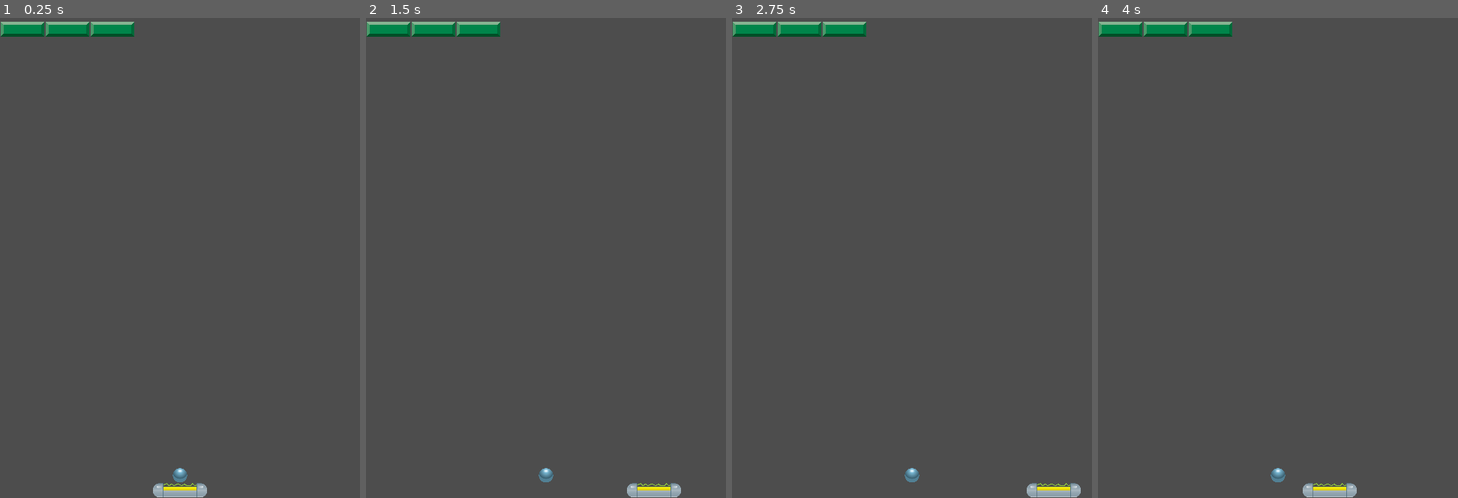
Above: before the commit, frames 1-4 (left to right).
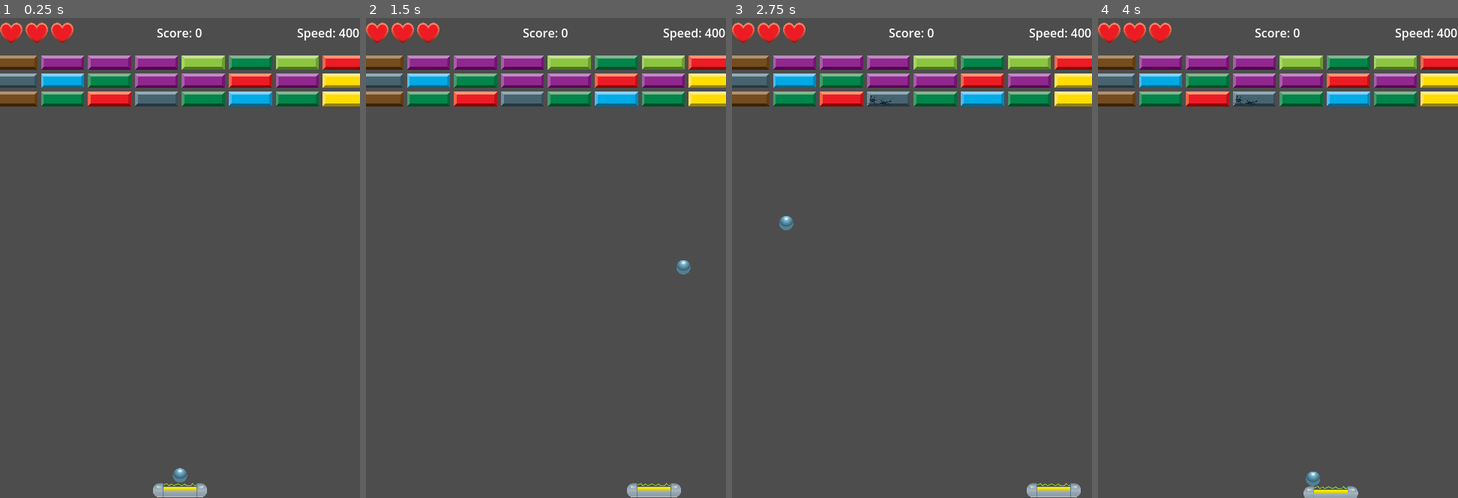
Above: after the commit, the same moments.

Repository: GiovanniCst/breakout
Game: Godot game, scene res://main.tscn
Two runs of this game, one before a commit and one after it. Both use one fixed random seed, a clock stepped at 60 frames per second and the inputs below.
Inputs:
- Up to frame 1 (0.25 s): no input
- Up to frame 2 (1.5 s): tap Enter (launch) at 0.5, 0.6, 1.35 s; hold Right (move_right) 0.53-1.28 s; hold Left (move_left) from 1.28 s (still down)
- Up to frame 3 (2.75 s): release Left (move_left) at 2.03 s; hold Right (move_right) from 2.03 s (still down); tap Enter (launch) at 2.1 s
- Up to frame 4 (4 s): tap Enter (launch) at 2.85, 3.6 s; release Right (move_right) at 3.53 s; hold Left (move_left) from 3.53 s (still down)

The runs differ from the first frame. In frame 1, 9.9% of the frame differs, in the area x 0-100%, y 0-19%; in frame 2, 10%; in frame 3, 10%; in frame 4, 10%, in the area x 0-100%, y 0-100%.
Error before the commit: Parse Error: Identifier "GameManager" not declared in the current scope. (res://scripts/ball.gd:8)

Commit message:
Fix: UI hearts not updating, signal already connected warnings, and ui.tscn corruption. Implemented explicit UI initialization from main.gd and added GameManager.lose_life() call.

Diff:
--- a/main.tscn
+++ b/main.tscn
@@ -1,9 +1,10 @@
-[gd_scene load_steps=7 format=3 uid="uid://c4b2i4y81rrjq"]
+[gd_scene load_steps=8 format=3 uid="uid://c4b2i4y81rrjq"]
 
 [ext_resource type="PackedScene" uid="uid://cijubsku4408n" path="res://paddle.tscn" id="1_ig7tw"]
 [ext_resource type="PackedScene" uid="uid://bme1wtxq52s33" path="res://ball.tscn" id="3_1bvp3"]
 [ext_resource type="PackedScene" uid="uid://j0c0xcw82ega" path="res://brick.tscn" id="3_h2yge"]
 [ext_resource type="Script" uid="uid://c7n3eo0wjus35" path="res://scripts/main.gd" id="4_script"]
+[ext_resource type="PackedScene" uid="uid://dmk46n1vdpx5w" path="res://ui.tscn" id="5_ui_scene"]
 
 [sub_resource type="RectangleShape2D" id="RectangleShape2D_top_bottom"]
 size = Vector2(480, 20)
@@ -13,6 +14,9 @@
 
 [node name="Main" type="Node2D"]
 script = ExtResource("4_script")
+ball_scene = ExtResource("3_1bvp3")
+paddle_scene = ExtResource("1_ig7tw")
+brick_scene = ExtResource("3_h2yge")
 
 [node name="Walls" type="Node2D" parent="."]
 
@@ -52,13 +56,6 @@
 
 [node name="Bricks" type="Node2D" parent="."]
 
-[node name="Brick" parent="Bricks" instance=ExtResource("3_h2yge")]
-position = Vector2(30, 15)
-
-[node name="Brick2" parent="Bricks" instance=ExtResource("3_h2yge")]
-position = Vector2(90, 15)
-
-[node name="Brick3" parent="Bricks" instance=ExtResource("3_h2yge")]
-position = Vector2(150, 15)
+[node name="UI" parent="." instance=ExtResource("5_ui_scene")]
 
 [connection signal="body_entered" from="Walls/BottomWall" to="." method="_on_ball_out_of_bounds"]
--- a/project.godot
+++ b/project.godot
@@ -14,6 +14,10 @@
 run/main_scene="uid://c4b2i4y81rrjq"
 config/features=PackedStringArray("4.4", "GL Compatibility")
 config/icon="res://icon.svg"
+
+[autoload]
+
+GameManager="*res://scripts/game_manager.gd"
 
 [display]
 
--- a/scripts/brick.gd
+++ b/scripts/brick.gd
@@ -1,4 +1,6 @@
 extends StaticBody2D
+
+signal brick_destroyed # New signal to emit when a brick is destroyed
 
 @onready var audio_player = $AudioStreamPlayer2D
 @onready var sprite = $Sprite2D # Get reference to the Sprite2D node
@@ -59,6 +61,12 @@
 		set_process(false)
 		set_physics_process(false)
 
+		# Emit signal before queuing for free
+		emit_signal("brick_destroyed")
+
+		# Add score
+		GameManager.add_score(10) # Add 10 points per destroyed brick
+
 		# Queue free after a short delay to allow sound to play
 		await get_tree().create_timer(0.2).timeout # Adjust delay as needed
 		queue_free()
--- a/scripts/main.gd
+++ b/scripts/main.gd
@@ -10,9 +10,9 @@
 @export var brick_spacing_x: float = 5.0 # Horizontal spacing between bricks
 @export var brick_spacing_y: float = 5.0 # Vertical spacing between rows
 
-@onready var paddle = $Paddle
-@onready var ball = $Ball
-@onready var bricks_node = $Bricks # Reference to the Bricks Node2D
+var paddle: Node2D
+var ball: CharacterBody2D
+var bricks_node: Node2D # Reference to the Bricks Node2D
 
 # Paths to non-cracked brick textures (odd numbers from 01 to 19)
 var non_cracked_brick_textures = [
@@ -33,15 +33,31 @@
 const SCALED_BRICK_HEIGHT = 128 * 0.15
 
 func _ready():
-	# Ensure ball and paddle are in the scene, or instantiate them if needed
-	if not paddle:
-		print("Paddle node not found!")
-	if not ball:
-		print("Ball node not found!")
+	# Get node references explicitly
+	paddle = get_node("Paddle")
+	ball = get_node("Ball")
+	bricks_node = get_node("Bricks")
+	var ui_node = get_node("UI") # Get reference to the UI node
+
+	# Ensure nodes are found
+	if not is_instance_valid(paddle):
+		print("Error: Paddle node not found!")
+		return
+	if not is_instance_valid(ball):
+		print("Error: Ball node not found!")
+		return
+	if not is_instance_valid(bricks_node):
+		print("Error: Bricks Node2D not found!")
+		return
+	if not is_instance_valid(ui_node):
+		print("Error: UI node not found!")
+		return
 
 	# Pass paddle reference to the ball for initial positioning
-	if ball and paddle:
-		ball.set_paddle_reference(paddle)
+	ball.set_paddle_reference(paddle)
+
+	# Initialize UI after all nodes are ready
+	ui_node.initialize_ui()
 
 	_populate_bricks() # Call the brick population function
 
@@ -86,6 +102,9 @@
 	print("Ball out of bounds! Resetting...")
 	if body == ball: # Ensure it's the ball that entered the area
 		if is_instance_valid(ball): # Check if ball node is still valid
+			# Lose a life when ball goes out of bounds
+			GameManager.lose_life()
+
 			ball.reset()
 			# Reposition ball above paddle, adjust offset for better placement
 			ball.global_position = paddle.global_position + Vector2(0, -30) # Adjusted offset
--- /dev/null
+++ b/scripts/ui.gd
@@ -0,0 +1,42 @@
+extends CanvasLayer
+
+@onready var lives_container = $TopUI/LivesContainer
+@onready var score_label = $TopUI/ScoreLabel
+@onready var ball_speed_label = $TopUI/BallSpeedLabel
+
+func _ready():
+	print("UI: _ready called. Waiting for main.gd to call initialize_ui().")
+	# _ready will no longer call initialize_ui directly.
+	# main.gd is now responsible for calling initialize_ui() after all nodes are ready.
+
+func initialize_ui():
+	print("UI: initialize_ui called. Connecting signals and initializing UI.")
+	# Ensure signals are not connected multiple times
+	if not GameManager.is_connected("score_updated", _on_score_updated):
+		GameManager.connect("score_updated", _on_score_updated)
+	if not GameManager.is_connected("lives_updated", _on_lives_updated):
+		GameManager.connect("lives_updated", _on_lives_updated)
+	if not GameManager.is_connected("ball_speed_increased", _on_ball_speed_increased):
+		GameManager.connect("ball_speed_increased", _on_ball_speed_increased)
+
+	# Initialize UI with current game state
+	_on_score_updated(GameManager.score)
+	_on_lives_updated(GameManager.lives)
+	_on_ball_speed_increased(GameManager.base_ball_speed) # Initial ball speed
+
+func _on_score_updated(new_score: int):
+	print("UI: Received score_updated signal. New score: ", new_score)
+	score_label.text = "Score: " + str(new_score)
+
+func _on_lives_updated(new_lives: int):
+	print("UI: Received lives_updated signal. New lives: ", new_lives)
+	for i in range(lives_container.get_child_count()):
+		var heart = lives_container.get_child(i)
+		if i < new_lives:
+			heart.visible = true
+		else:
+			heart.visible = false
+
+func _on_ball_speed_increased(new_speed: float):
+	print("UI: Received ball_speed_increased signal. New speed: ", new_speed)
+	ball_speed_label.text = "Speed: " + str(int(new_speed)) # Display as integer
--- /dev/null
+++ b/ui.tscn
@@ -0,0 +1,53 @@
+[gd_scene load_steps=3 format=3 uid="uid://dmk46n1vdpx5w"]
+
+[ext_resource type="Texture2D" uid="uid://gka2uph3lyw4" path="res://assets/PNG/60-Breakout-Tiles.png" id="1_heart"]
+[ext_resource type="Script" uid="uid://bb3xelvksodyv" path="res://scripts/ui.gd" id="2_script"]
+
+[node name="UI" type="CanvasLayer"]
+script = ExtResource("2_script")
+
+[node name="TopUI" type="HBoxContainer" parent="."]
+anchors_preset = 10
+anchor_right = 1.0
+offset_bottom = 40.0
+grow_horizontal = 2
+alignment = 1
+
+[node name="LivesContainer" type="HBoxContainer" parent="TopUI"]
+layout_mode = 2
+size_flags_horizontal = 3
+
+[node name="Heart1" type="TextureRect" parent="TopUI/LivesContainer"]
+custom_minimum_size = Vector2(30, 30)
+layout_mode = 2
+texture = ExtResource("1_heart")
+expand_mode = 1
+stretch_mode = 5
+
+[node name="Heart2" type="TextureRect" parent="TopUI/LivesContainer"]
+custom_minimum_size = Vector2(30, 30)
+layout_mode = 2
+texture = ExtResource("1_heart")
+expand_mode = 1
+stretch_mode = 5
+
+[node name="Heart3" type="TextureRect" parent="TopUI/LivesContainer"]
+custom_minimum_size = Vector2(30, 30)
+layout_mode = 2
+texture = ExtResource("1_heart")
+expand_mode = 1
+stretch_mode = 5
+
+[node name="ScoreLabel" type="Label" parent="TopUI"]
+layout_mode = 2
+size_flags_horizontal = 3
+text = "Score: 0"
+horizontal_alignment = 1
+vertical_alignment = 1
+
+[node name="BallSpeedLabel" type="Label" parent="TopUI"]
+layout_mode = 2
+size_flags_horizontal = 3
+text = "Speed: 400"
+horizontal_alignment = 2
+vertical_alignment = 1
Not shown, added: scripts/game_manager.gd.uid
Not shown, added: scripts/ui.gd.uid
